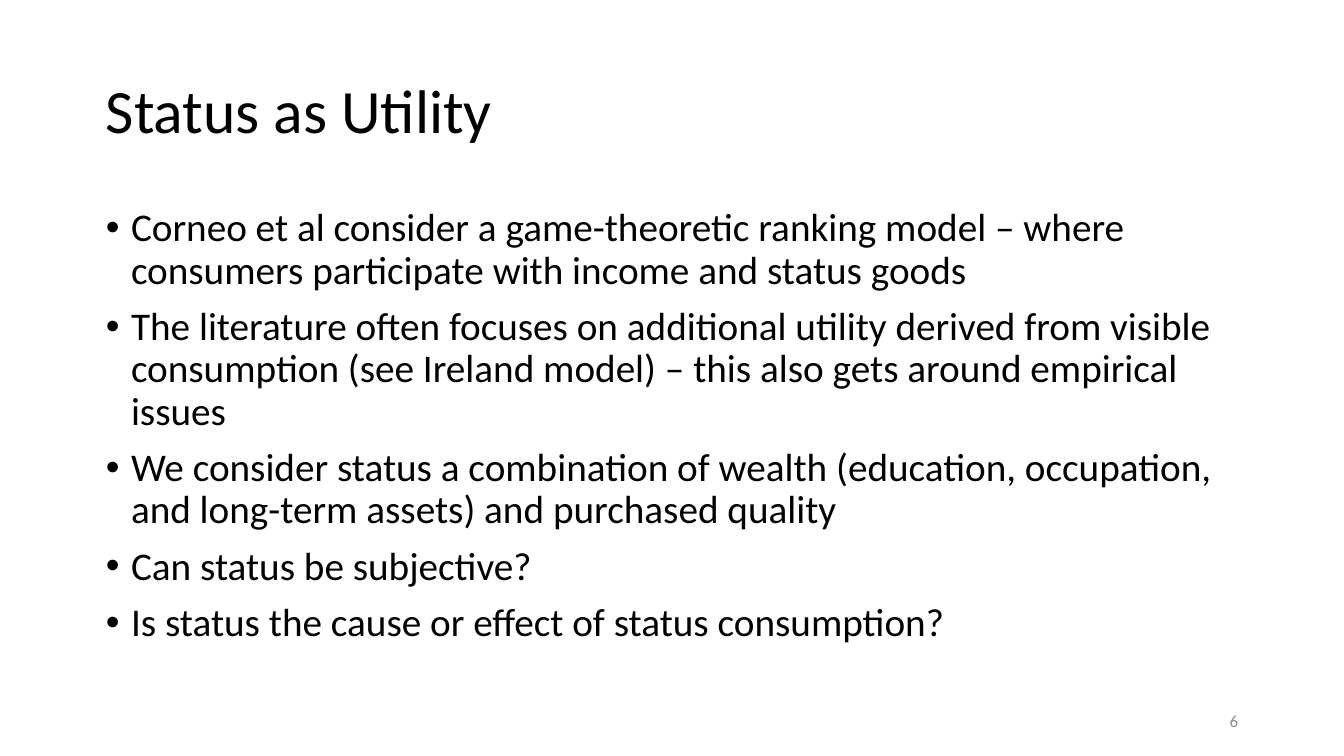
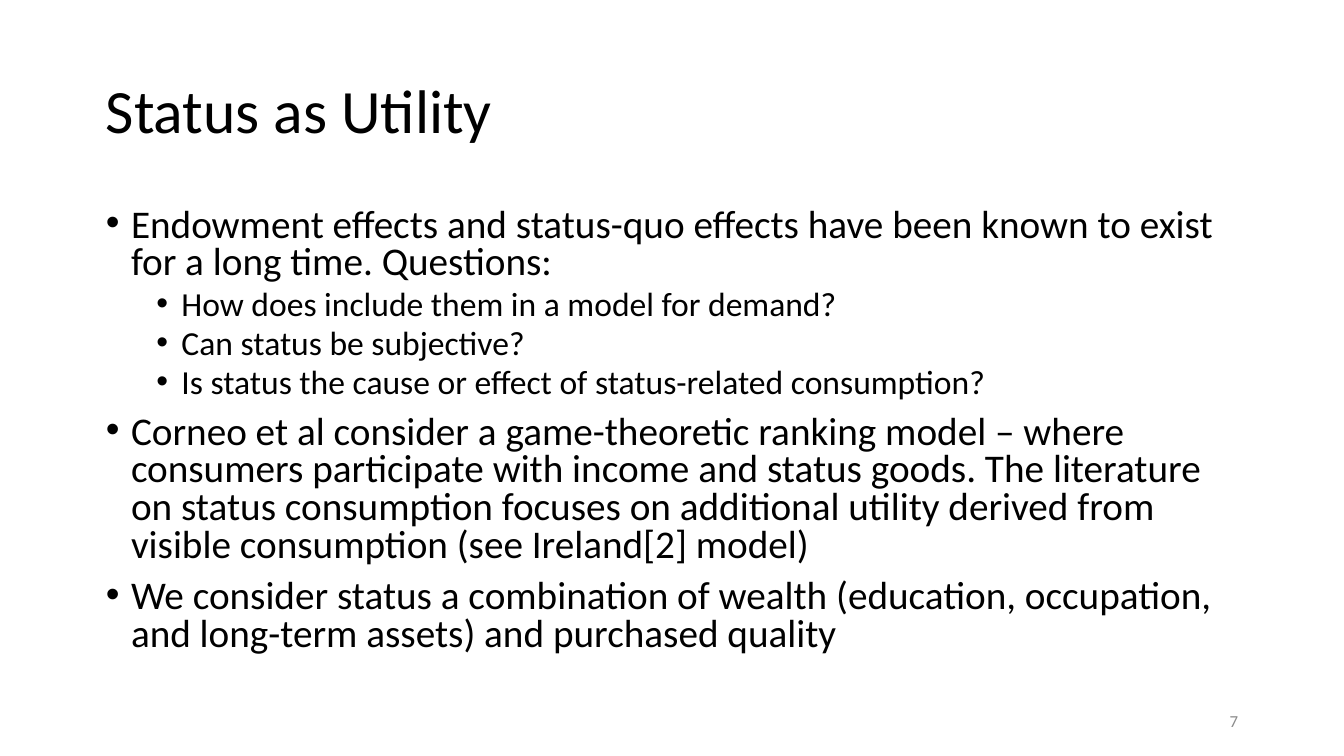
Before and after one commit to anuragr81/research, a slide deck: slide 7 of consumption/presentationFeb2020.pptx (slide 6 before the commit). Drawn at 1344x756 pixels with LibreOffice and Linux fonts; fonts in the diff are those of the drawing; background and template pictures are left out. Boxes give left, top, right and bottom in pixels: in the first picture for what was removed or moved away, otherwise in the second. Text is boxed around its words. In the diff, an @@ line names an element or a change of style, - is before the commit and + after.

```diff
--- a/consumption/presentationFeb2020.pptx
+++ b/consumption/presentationFeb2020.pptx
@@ text at [131,210,1213,565]: text changed @@
-• Corneo et al consider a game-theoretic ranking model – where consumers participate with income and status goods
-• The literature often focuses on additional utility derived from visible consumption (see Ireland model) – this also gets around empirical issues
+• Endowment effects and status-quo effects have been known to exist for a long time. Questions:
+  • How does include them in a model for demand?
+  • Can status be subjective?
+  • Is status the cause or effect of status-related consumption?
+• Corneo et al consider a game-theoretic ranking model – where consumers participate with income and status goods. The literature on status consumption focuses on additional utility derived from visible consumption (see Ireland[2] model)
@@ text at [131,552,944,643]: paragraphs removed @@
-• Can status be subjective?
-• Is status the cause or effect of status consumption?
@@ text at [131,580,1211,654]: line spacing 0.9 to 0.8 @@
@@ page number at [1230,716,1239,727]: text changed @@
-6
+7
```
Also in this commit, not shown: 7 other slides changed, 4 slides added, 3 slides removed, 1 other file.
